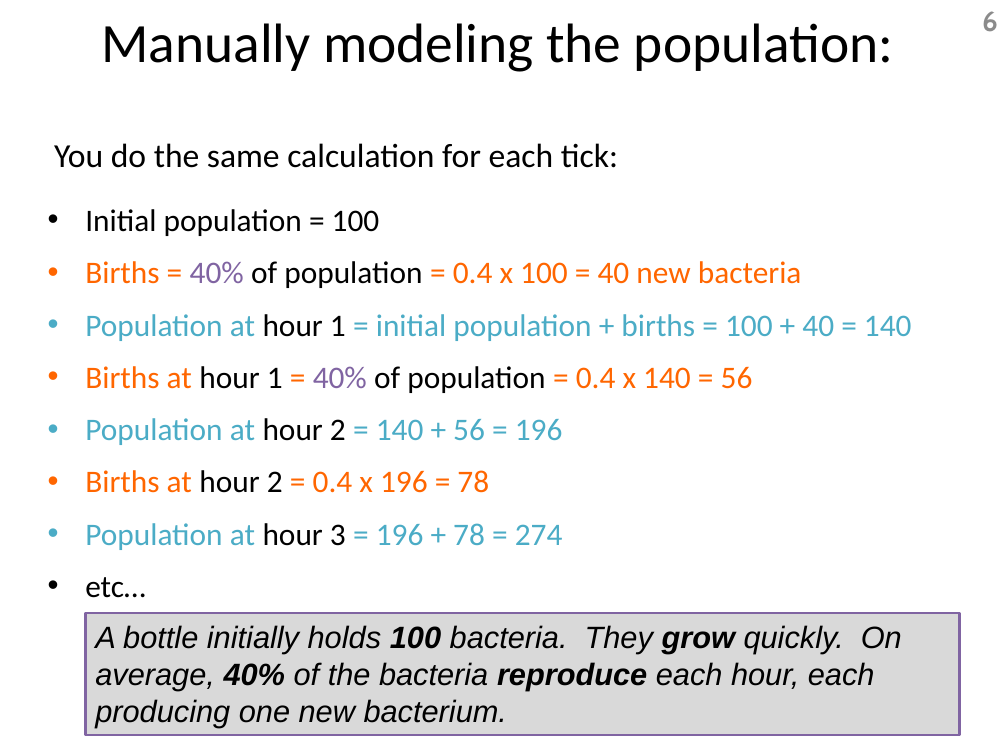
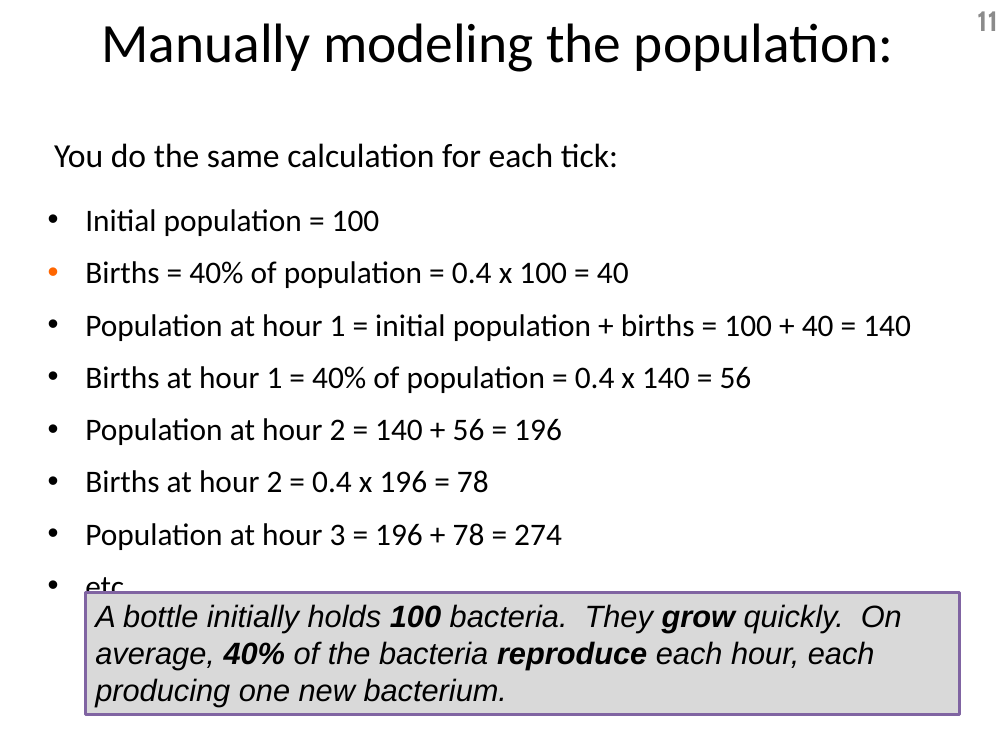
Before and after one commit to Dragoon-Lab/LaitsV3, a slide deck: slide 11 of help/IntroductionSlides.pptx (slide 6 before the commit). Drawn at 1008x756 pixels with LibreOffice and Linux fonts; fonts in the diff are those of the drawing. Boxes give left, top, right and bottom in pixels: in the first picture for what was removed or moved away, otherwise in the second. Text is boxed around its words. In the diff, an @@ line names an element or a change of style, - is before the commit and + after.

```diff
--- a/help/IntroductionSlides.pptx
+++ b/help/IntroductionSlides.pptx
@@ page number at [977, 11, 998, 31]: text changed @@
-6
+11
@@ text at [85, 261, 629, 288]: text changed; text colour #FF6600 to #000000 @@
-• Births = 40% of population = 0.4 x 100 = 40 new bacteria
+• Births = 40% of population = 0.4 x 100 = 40
@@ text at [85, 314, 911, 550]: text colour #4BACC6 to #000000 in "Population at = initial population + births ...", "Population at = 140 + 56 = ...", "Population at = 196 + 78 = ..."; text colour #FF6600 to #000000 in "Births at = = 0.4 x 140 ...", "Births at = 0.4 x 196 = ..."; text colour #8064A2 to #000000 in "40%" @@
@@ rectangle "A bottle initially holds 100 ...": place and size @@
-rectangle "A bottle initially holds 100 ..." at [86, 613, 960, 735]
+rectangle "A bottle initially holds 100 ..." at [86, 593, 960, 715]
```
Also in this commit, not shown: 3 other slides changed, 13 slides added, 64 slides removed, 10 other files.
